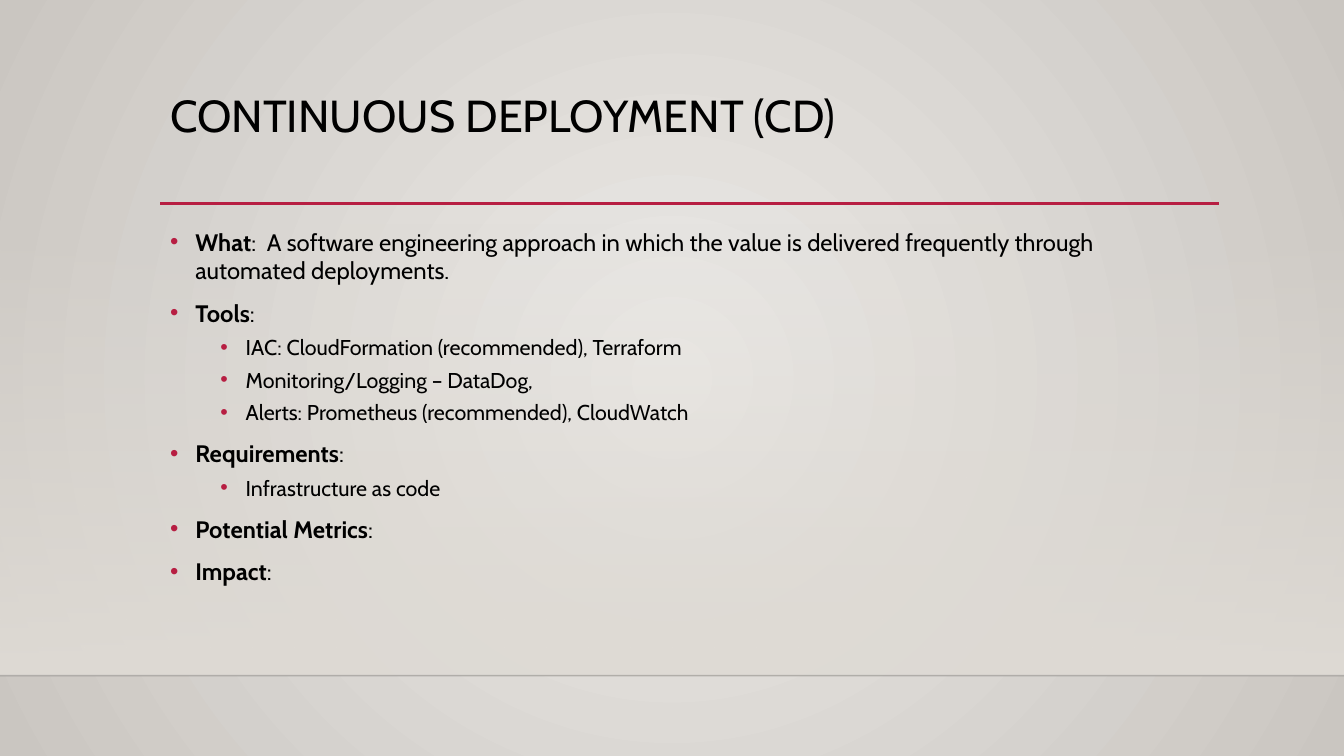
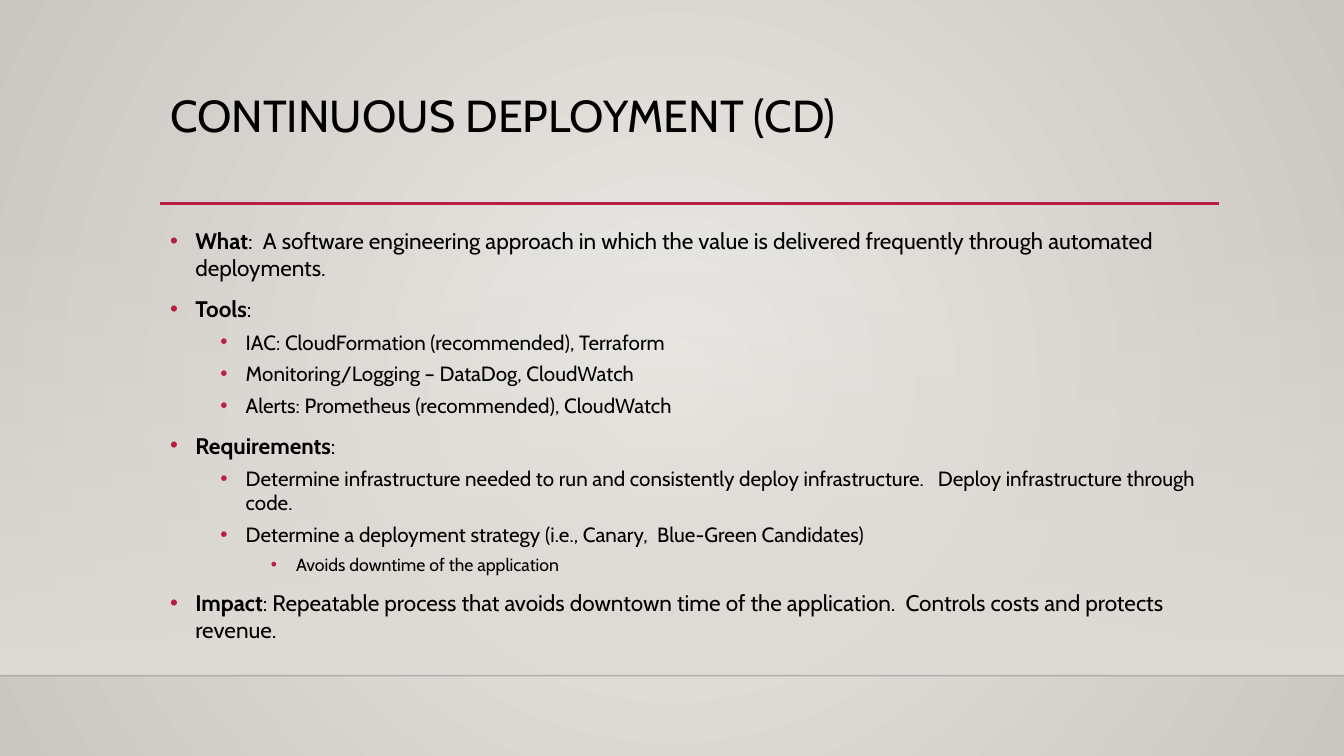
Before and after one commit to acholonu/udacity_cicd_project3, a slide deck: slide 5 of CICD_proposal.pptx. Drawn at 1344x756 pixels with LibreOffice and Linux fonts; fonts in the diff are those of the drawing; background and template pictures are left out. Boxes give left, top, right and bottom in pixels: in the first picture for what was removed or moved away, otherwise in the second. Text is boxed around its words. In the diff, an @@ line names an element or a change of style, - is before the commit and + after.

```diff
--- a/CICD_proposal.pptx
+++ b/CICD_proposal.pptx
@@ text at box(195, 232, 1152, 459): size 17 to 16.1 pt in "What: A software engineering approach in which ...", "Tools:", "Requirements:"; size 15.3 to 14.7 pt in "IAC: CloudFormation (recommended), Terraform", "Alerts: Prometheus (recommended), CloudWatch" @@
@@ text at box(246, 365, 633, 386): text changed; size 15.3 to 14.7 pt @@
-  • Monitoring/Logging – DataDog,
+  • Monitoring/Logging – DataDog, CloudWatch
@@ text at box(195, 470, 1195, 639): text changed; size 17 to 14.7 pt @@
-  • Infrastructure as code
-• Potential Metrics:
-• Impact:
+  • Determine infrastructure needed to run and consistently deploy infrastructure. Deploy infrastructure through code.
+  • Determine a deployment strategy (i.e., Canary, Blue-Green Candidates)
+    • Avoids downtime of the application
+• Impact: Repeatable process that avoids downtown time of the application. Controls costs and protects revenue.
```
Also in this commit, not shown: 4 other slides changed, 3 other files.
